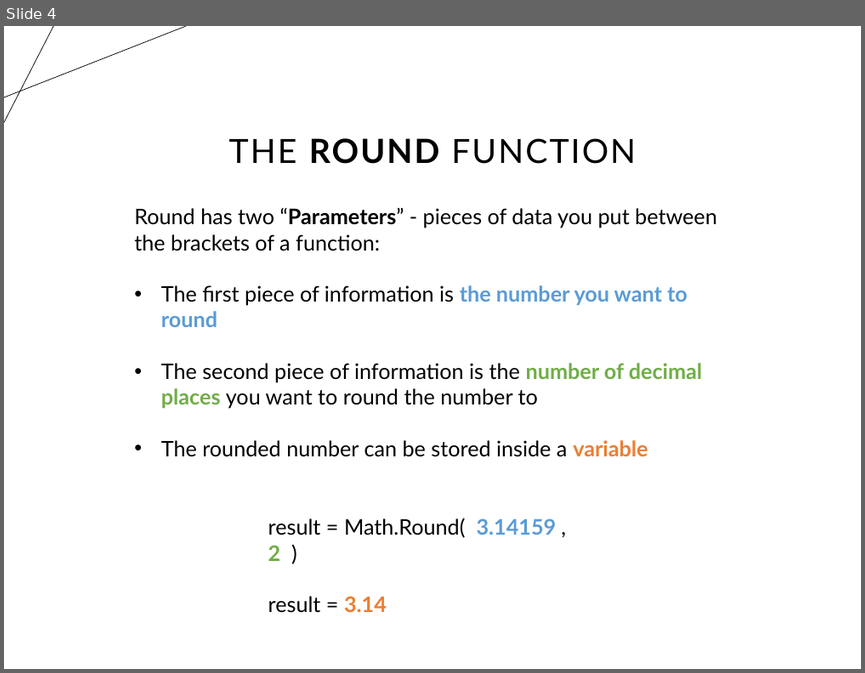
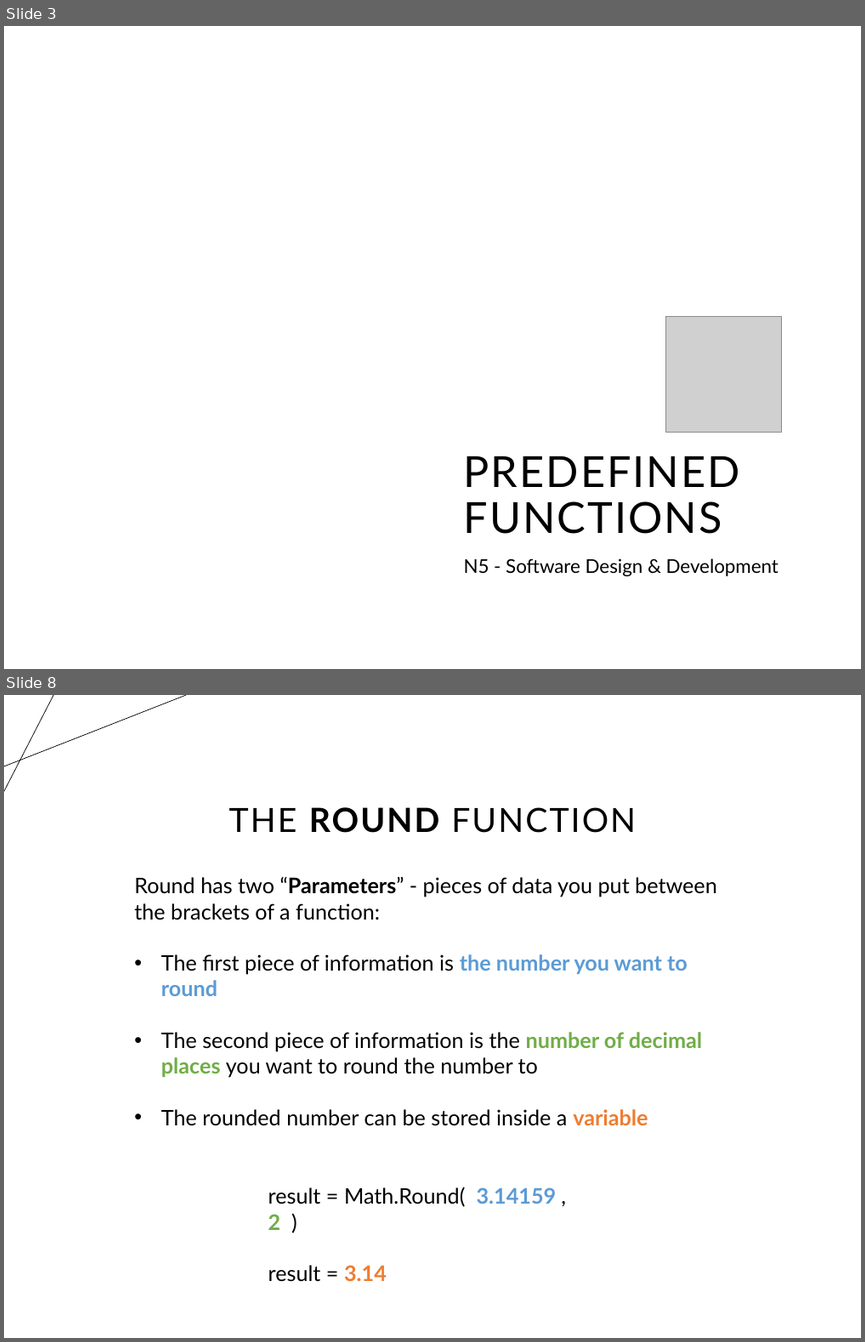
Before and after one commit to timo-w/mrwang, a slide deck: temp_extractions/tempfile.pptx. Shown one above the other, each under a label of ours: slide 4 before the commit, slides 3 and 8 after it; the slides between them are not shown. The pictures are 865x673 and 865x1342 pixels, drawn with LibreOffice and Linux fonts; fonts in the diff are those of the drawing; grey boxes stand for pictures; background and template pictures are left out. Boxes give left, top, right and bottom in pixels: in the first picture for what was removed or moved away, otherwise in the second. Text is boxed around its words. In the diff, an @@ line names an element or a change of style, - is before the commit and + after.

```diff
--- a/temp_extractions/tempfile.pptx
+++ b/temp_extractions/tempfile.pptx
@@ slide 3 added at (4, 26, 861, 669), background #FFFFFF @@
@@ picture added at (665, 317, 781, 432) @@
@@ title added at (464, 456, 740, 533), 36 pt, text #000000 @@
+PREDEFINED FUNCTIONS
@@ subtitle added at (464, 558, 778, 576), 16 pt, text #000000 @@
+N5 - Software Design & Development
@@ what was slide 4 is now slide 8 @@
```
Also in this commit, not shown: 4 slides changed, 5 other slides added, 8 slides removed, 5 other files.
